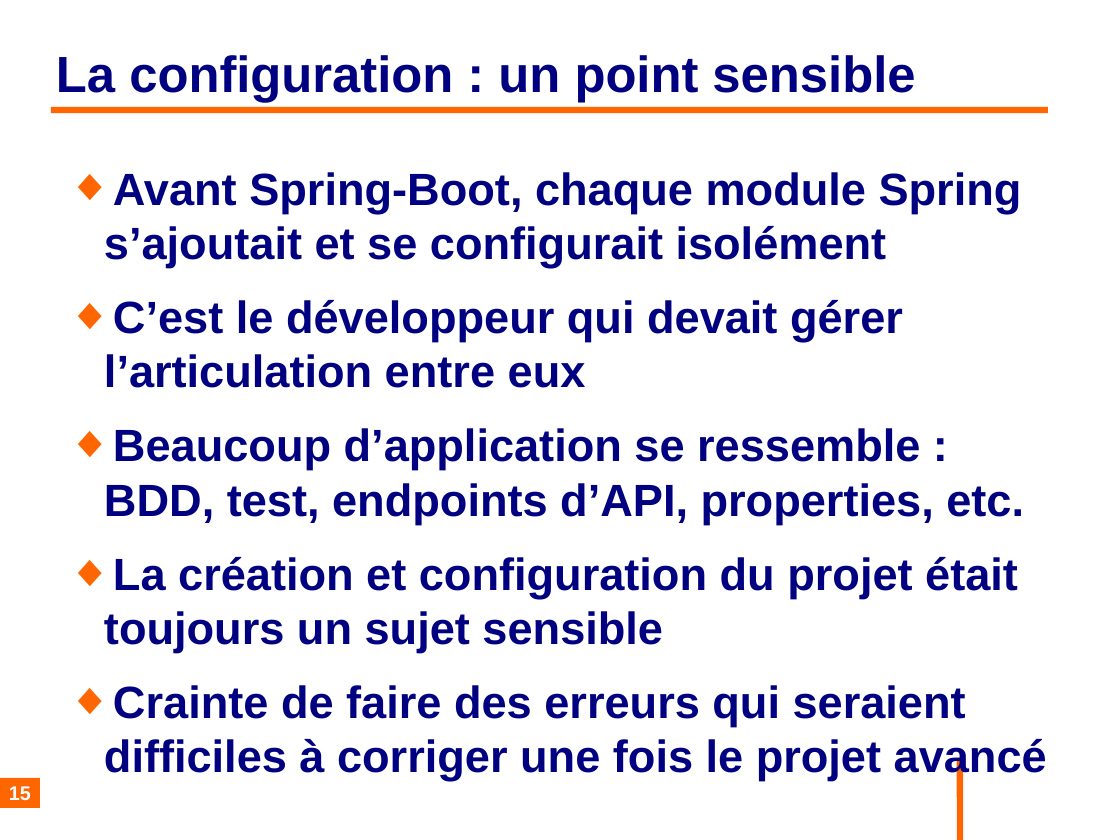
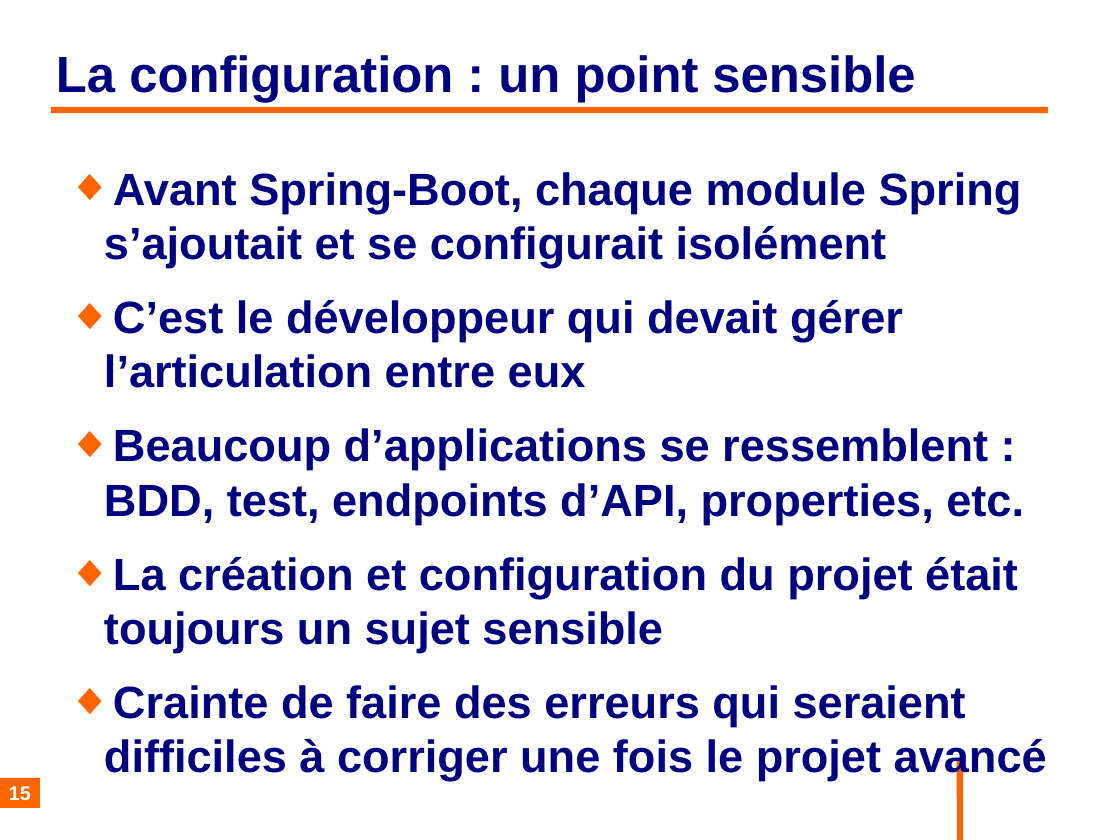
Before and after one commit to philphils/formation-spring-boot, a slide deck: slide 15 of Documentation/diapo_formation_spring_boot.odp. Drawn at 1120x840 pixels with LibreOffice and Linux fonts; fonts in the diff are those of the drawing; background and template pictures are left out. Boxes give left, top, right and bottom in pixels: in the first picture for what was removed or moved away, otherwise in the second. Text is boxed around its words. In the diff, an @@ line names an element or a change of style, - is before the commit and + after.

```diff
--- a/Documentation/diapo_formation_spring_boot.odp
+++ b/Documentation/diapo_formation_spring_boot.odp
@@ text at box(104, 428, 1024, 524): text changed @@
-◆ Beaucoup d’application se ressemble : BDD, test, endpoints d’API, properties, etc.
+◆ Beaucoup d’applications se ressemblent : BDD, test, endpoints d’API, properties, etc.
```
Also in this commit, not shown: 8 other slides changed, 19 slides added.
